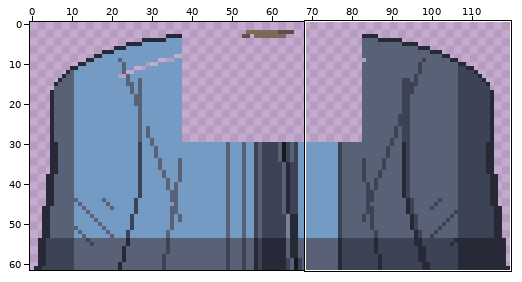
Two versions of one pixel-art file, art/src/torso/marcus-thorne.aseprite. The picture above shows the old version from afar; the outline marks the close-up.
Close-up. As it was:
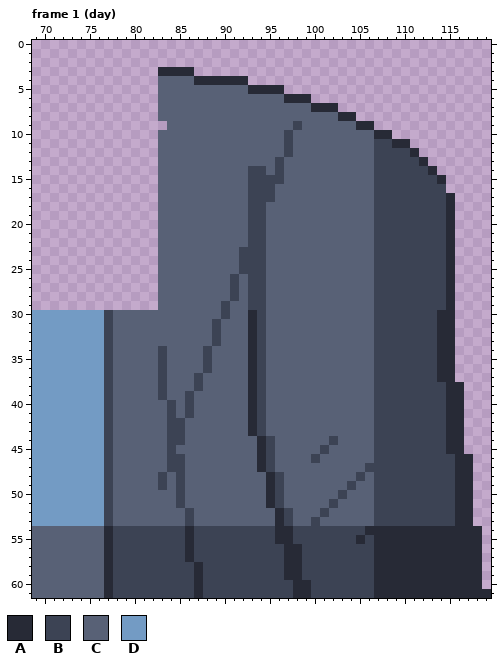
120x62 pixels, 2 frames. Shown: frame 1 (day): x 69..119, y 0..61. The commit also changed other frames or places, which this record leaves out.
Palette (. is transparent): A #272a36  B #3c4354  C #586176  D #739bc4
Pixels before, frame 1 (day) (only the part around the change), first column x 69:
 0 ...................................................
 1 ...................................................
 2 ...................................................
 3 ..............AAAA.................................
 4 ..............CCCCAAAAAA...........................
 5 ..............CCCCCCCCCCAAAA.......................
 6 ..............CCCCCCCCCCCCCCAAA....................
 7 ..............CCCCCCCCCCCCCCCCCAAA.................
 8 ..............CCCCCCCCCCCCCCCCCCCCAA...............
 9 ...............CCCCCCCCCCCCCCBCCCCCCAA.............
10 ..............CCCCCCCCCCCCCCBCCCCCCCCCAA...........
11 ..............CCCCCCCCCCCCCCBCCCCCCCCCBBAA.........
12 ..............CCCCCCCCCCCCCCBCCCCCCCCCBBBBA........
13 ..............CCCCCCCCCCCCCBCCCCCCCCCCBBBBBA.......
14 ..............CCCCCCCCCCBBCBCCCCCCCCCCBBBBBBA......
15 ..............CCCCCCCCCCBBBBCCCCCCCCCCBBBBBBBA.....
16 ..............CCCCCCCCCCBBBCCCCCCCCCCCBBBBBBBB.....
17 ..............CCCCCCCCCCBBBCCCCCCCCCCCBBBBBBBBA....
18 ..............CCCCCCCCCCBBCCCCCCCCCCCCBBBBBBBBA....
19 ..............CCCCCCCCCCBBCCCCCCCCCCCCBBBBBBBBA....
20 ..............CCCCCCCCCCBBCCCCCCCCCCCCBBBBBBBBA....
21 ..............CCCCCCCCCCBBCCCCCCCCCCCCBBBBBBBBA....
22 ..............CCCCCCCCCCBBCCCCCCCCCCCCBBBBBBBBA....
23 ..............CCCCCCCCCBBBCCCCCCCCCCCCBBBBBBBBA....
24 ..............CCCCCCCCCBBBCCCCCCCCCCCCBBBBBBBBA....
25 ..............CCCCCCCCCBBBCCCCCCCCCCCCBBBBBBBBA....
26 ..............CCCCCCCCBCBBCCCCCCCCCCCCBBBBBBBBA....
27 ..............CCCCCCCCBCBBCCCCCCCCCCCCBBBBBBBBA....
28 ..............CCCCCCCCBCBBCCCCCCCCCCCCBBBBBBBBA....
29 ..............CCCCCCCBCCBBCCCCCCCCCCCCBBBBBBBBA....
30 DDDDDDDDBCCCCCCCCCCCCBCCABCCCCCCCCCCCCBBBBBBBAA....
31 DDDDDDDDBCCCCCCCCCCCBCCCABCCCCCCCCCCCCBBBBBBBAA....
32 DDDDDDDDBCCCCCCCCCCCBCCCABCCCCCCCCCCCCBBBBBBBAA....
33 DDDDDDDDBCCCCCCCCCCCBCCCABCCCCCCCCCCCCBBBBBBBAA....
34 DDDDDDDDBCCCCCBCCCCBCCCCABCCCCCCCCCCCCBBBBBBBAA....
35 DDDDDDDDBCCCCCBCCCCBCCCCABCCCCCCCCCCCCBBBBBBBAA....
36 DDDDDDDDBCCCCCBCCCCBCCCCABCCCCCCCCCCCCBBBBBBBAA....
37 DDDDDDDDBCCCCCBCCCBCCCCCABCCCCCCCCCCCCBBBBBBBAA....
38 DDDDDDDDBCCCCCBCCCBCCCCCABCCCCCCCCCCCCBBBBBBBBAA...
39 DDDDDDDDBCCCCCBCCBCCCCCCABCCCCCCCCCCCCBBBBBBBBAA...
40 DDDDDDDDBCCCCCCBCBCCCCCCABCCCCCCCCCCCCBBBBBBBBAA...
41 DDDDDDDDBCCCCCCBCBCCCCCCABCCCCCCCCCCCCBBBBBBBBAA...
42 DDDDDDDDBCCCCCCBBCCCCCCCABCCCCCCCCCCCCBBBBBBBBAA...
43 DDDDDDDDBCCCCCCBBCCCCCCCABCCCCCCCCCCCCBBBBBBBBAA...
44 DDDDDDDDBCCCCCCBBCCCCCCCCABCCCCCCBCCCCBBBBBBBBAA...
45 DDDDDDDDBCCCCCCBCCCCCCCCCABCCCCCBCCCCCBBBBBBBBAA...
46 DDDDDDDDBCCCCCCBBCCCCCCCCABCCCCBCCCCCCBBBBBBBBBAA..
47 DDDDDDDDBCCCCCCBBCCCCCCCCABCCCCCCCCCCBBBBBBBBBBAA..
48 DDDDDDDDBCCCCCBCBCCCCCCCCCABCCCCCCCCBCBBBBBBBBBAA..
49 DDDDDDDDBCCCCCBCBCCCCCCCCCABCCCCCCCBCCBBBBBBBBBAA..
50 DDDDDDDDBCCCCCCCBCCCCCCCCCABCCCCCCBCCCBBBBBBBBBAA..
51 DDDDDDDDBCCCCCCCBCCCCCCCCCABCCCCCBCCCCBBBBBBBBBAA..
52 DDDDDDDDBCCCCCCCCBCCCCCCCCCABCCCBCCCCCBBBBBBBBBAA..
53 DDDDDDDDBCCCCCCCCBCCCCCCCCCABCCBCCCCCCBBBBBBBBBAA..
54 CCCCCCCCABBBBBBBBABBBBBBBBBAABBBBBBBBAAAAAAAAAAAAA.
55 CCCCCCCCABBBBBBBBABBBBBBBBBAABBBBBBBABAAAAAAAAAAAA.
56 CCCCCCCCABBBBBBBBABBBBBBBBBBAABBBBBBBBAAAAAAAAAAAA.
57 CCCCCCCCABBBBBBBBABBBBBBBBBBAABBBBBBBBAAAAAAAAAAAA.
58 CCCCCCCCABBBBBBBBBABBBBBBBBBAABBBBBBBBAAAAAAAAAAAA.
59 CCCCCCCCABBBBBBBBBABBBBBBBBBAABBBBBBBBAAAAAAAAAAAA.
60 CCCCCCCCABBBBBBBBBABBBBBBBBBBAABBBBBBBAAAAAAAAAAAA.
61 CCCCCCCCABBBBBBBBBABBBBBBBBBBAABBBBBBBAAAAAAAAAAAAA
Now the later version:
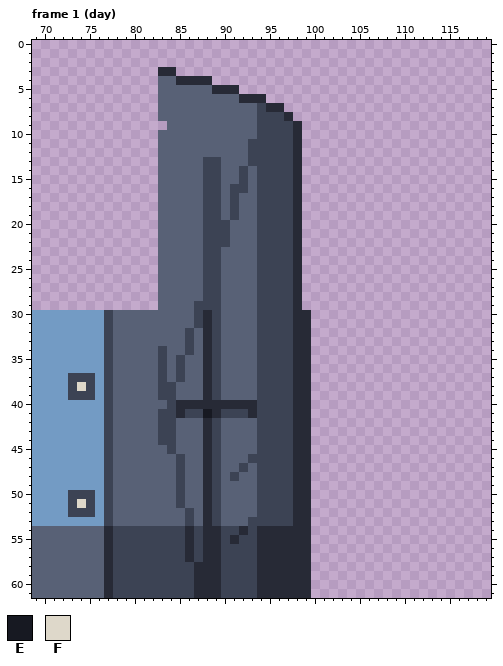
Colours new in this view: E #171922  F #ded8ca
Changes in this commit:
Changed rows in their new state; - is an unchanged pixel.
Frame 1 (day):
first column x 73:
 3 ------------..---------------------------------
 4 ------------AA--....---------------------------
 5 ----------------AAA.....-----------------------
 6 -------------------AAA.....--------------------
 7 ---------------------BAA......-----------------
 8 ---------------------BBBA.......---------------
 9 ---------------------BBBBA........-------------
10 ---------------------BBB-A..........-----------
11 --------------------BBBB-A............---------
12 --------------------BBBB-A.............--------
13 ---------------BB---BBB-BA..............-------
14 ---------------BB--BC-B-BA...............------
15 ---------------BB--BC---BA................-----
16 ---------------BB-BBC--BBA................-----
17 ---------------BB-B-C--BBA.................----
18 ---------------BB-B-C-BBBA.................----
19 ---------------BB-B-C-BBBA.................----
20 ---------------BBB--C-BBBA.................----
21 ---------------BBB--C-BBBA.................----
22 ---------------BBB--C-BBBA.................----
23 ---------------BB--CC-BBBA.................----
24 ---------------BB--CC-BBBA.................----
25 ---------------BB--CC-BBBA.................----
26 ---------------BB-C-C-BBBA.................----
27 ---------------BB-C-C-BBBA.................----
28 ---------------BB-C-C-BBBA.................----
29 --------------BBBC--C-BBBA.................----
30 --------------BABC--C-BBBAA................----
31 --------------BA----C-BBBAA................----
32 -------------B-A----C-BBBAA................----
33 -------------B-A----C-BBBAA................----
34 -------------B-AB---C-BBBAA................----
35 ------------B--AB---C-BBBAA................----
36 ------------B--AB---C-BBBAA................----
37 BBB---------B-CAB---C-BBBAA................----
38 BFB--------B--CAB---C-BBBAA.................---
39 BBB--------B-C-AB---C-BBBAA.................---
40 ------------AAAAAAAA--BBBAA.................---
41 ----------B-A-BEABBB--BBBAA.................---
42 ----------B-C--AB---C-BBBAA.................---
43 ----------B-C--AB---C-BBBAA.................---
44 ----------B-C--AB----B-BBAA.................---
45 ---------------AB----B-BBAA.................---
46 -----------C---AB---BB-BBAA..................--
47 -----------C---AB--B-B-BBAA..................--
48 ----------C----AB-B--BB-BAA..................--
49 ----------C----AB----BB-BAA..................--
50 BBB------------AB----BB-BAA..................--
51 BFB------------AB----BB-BAA..................--
52 BBB------------AB----BBB-AA..................--
53 ---------------AB---BBBB-AA..................--
54 ---------------AA--A-AA--AA...................-
55 ---------------AA-A--AA--AA...................-
56 ---------------AA----AAA--A...................-
57 ---------------AA----AAA--A...................-
58 ---------------AA----AAA--A...................-
59 ---------------AA----AAA--A...................-
60 ---------------AA----AAAA--...................-
61 ---------------AA----AAAA--....................
Pixel boxes of the changes (left, top, right, bottom) in both close-ups:
changed: (158, 67, 491, 598)
changed: (68, 373, 95, 400)
changed: (68, 490, 95, 517)
